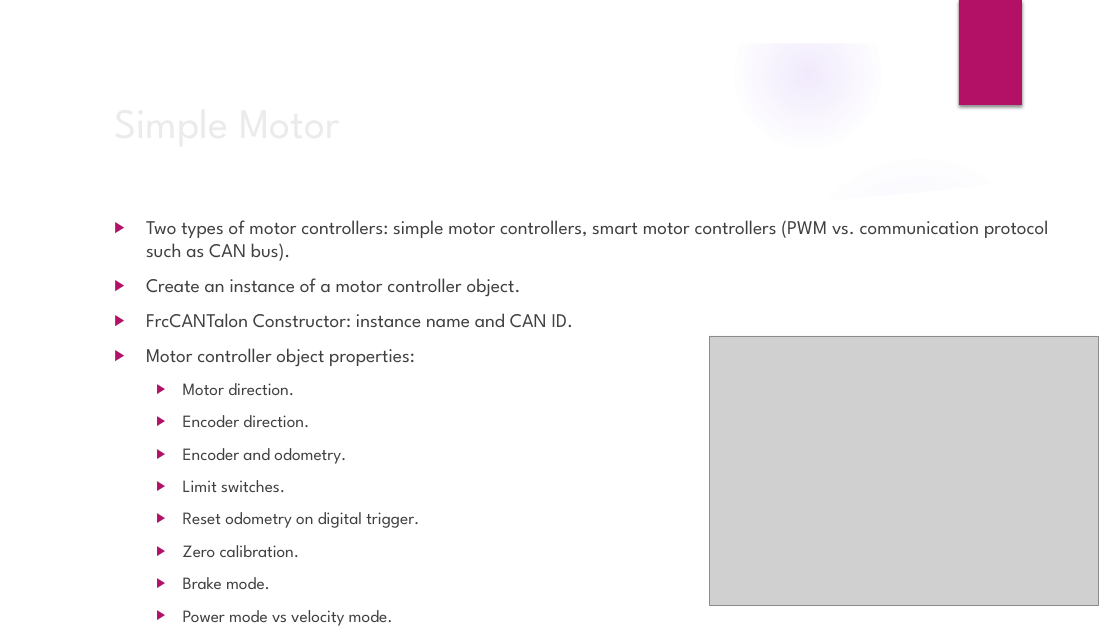
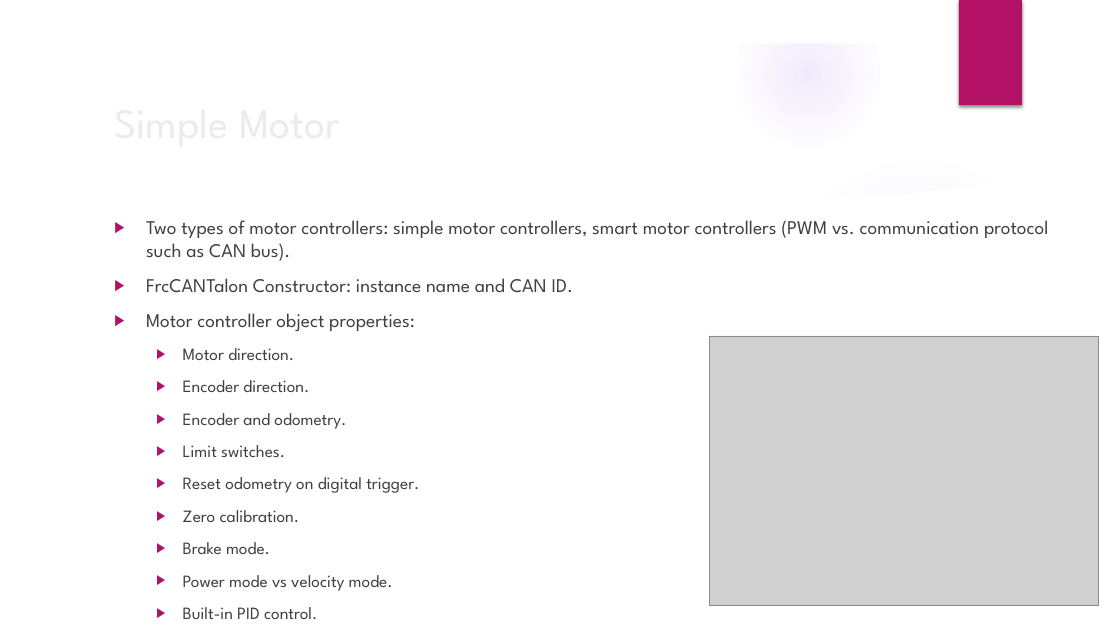
Before and after one commit to trc492/FrcProgrammingClass, a slide deck: slide 3 of Lesson3/AdvancedRoboticsLesson3.pptx. Drawn at 1120x630 pixels with LibreOffice and Linux fonts; fonts in the diff are those of the drawing; grey boxes stand for pictures; background and template pictures are left out. Boxes give left, top, right and bottom in pixels: in the first picture for what was removed or moved away, otherwise in the second. Text is boxed around its words. In the diff, an @@ line names an element or a change of style, - is before the commit and + after.

```diff
--- a/Lesson3/AdvancedRoboticsLesson3.pptx
+++ b/Lesson3/AdvancedRoboticsLesson3.pptx
@@ text at (146, 278, 521, 296): paragraph removed @@
-▶ Create an instance of a motor controller object.
```
Also in this commit, not shown: 2 other slides changed, 1 other file.
